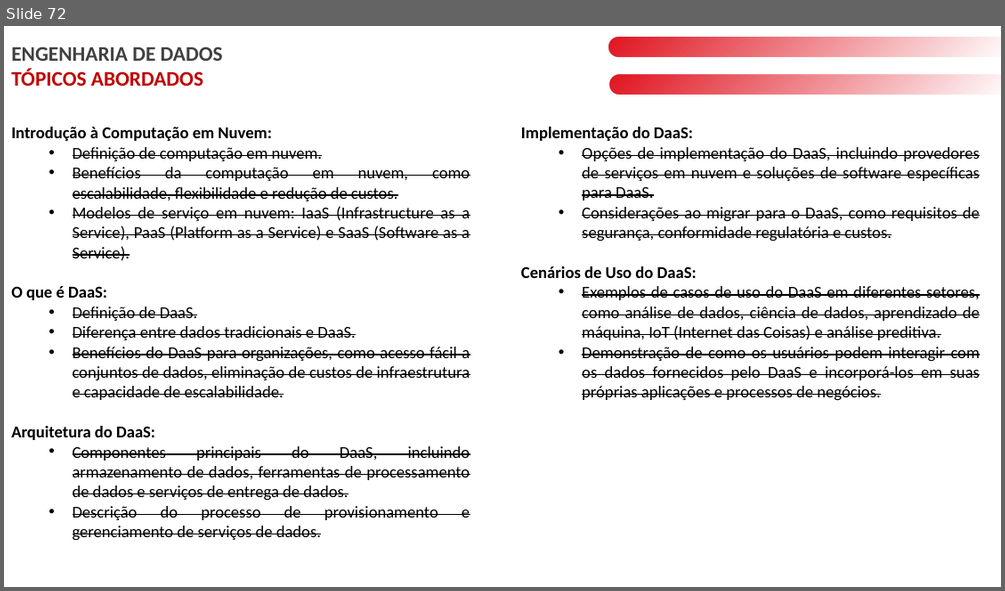
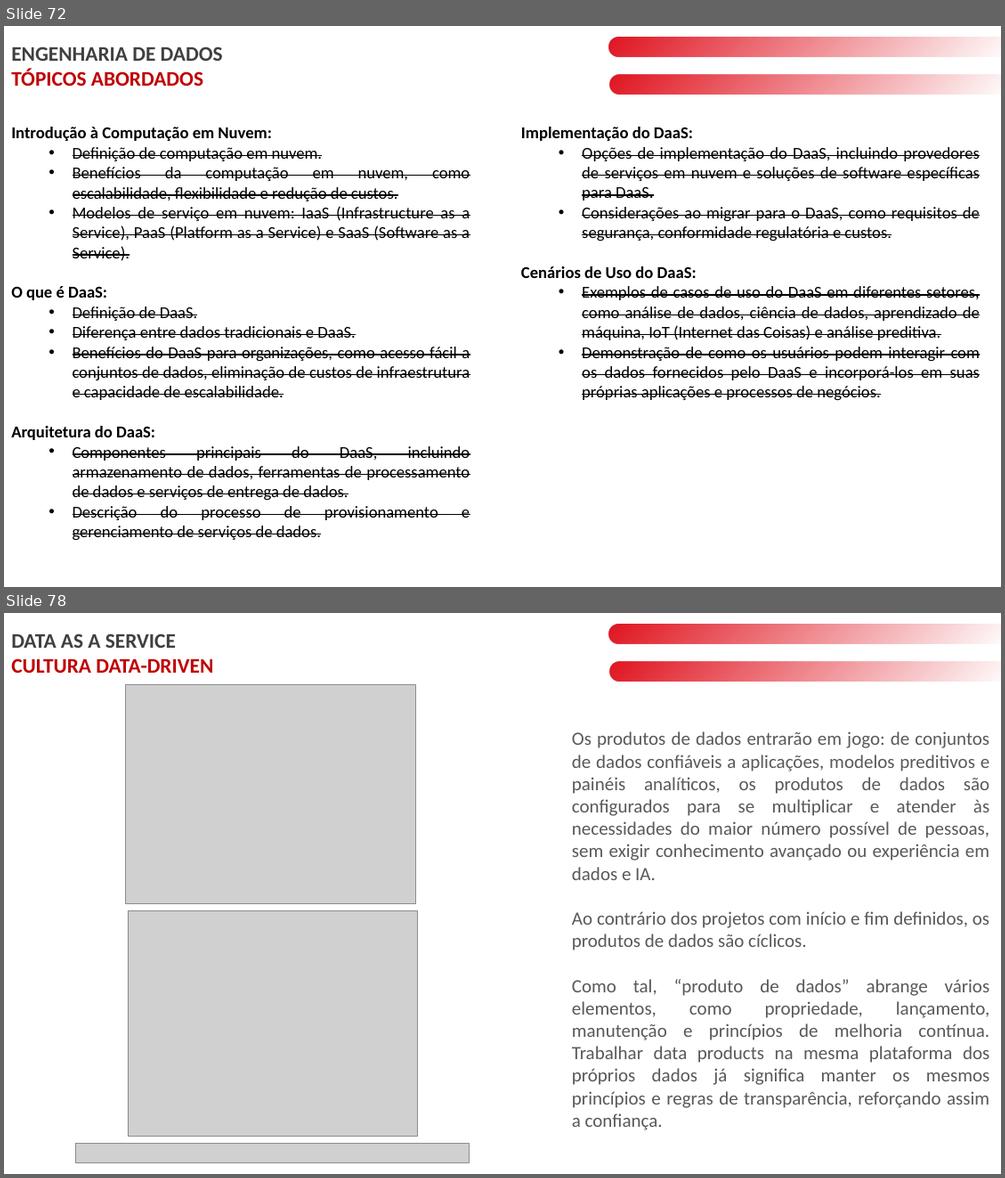
Before and after one commit to laysabelici/data_as_a_service, a slide deck: DAAS PT2.pptx. Shown one above the other, each under a label of ours: slide 72 before the commit, slides 72 and 78 after it; the slides between them are not shown. The pictures are 1005x591 and 1005x1178 pixels, drawn with LibreOffice and Linux fonts; fonts in the diff are those of the drawing; grey boxes stand for pictures. Boxes give left, top, right and bottom in pixels: in the first picture for what was removed or moved away, otherwise in the second. Text is boxed around its words. In the diff, an @@ line names an element or a change of style, - is before the commit and + after.

```diff
--- a/DAAS PT2.pptx
+++ b/DAAS PT2.pptx
@@ slide 78 added at (x1=4, y1=613, x2=1001, y2=1174), background #FFFFFF @@
@@ text added at (x1=11, y1=633, x2=213, y2=673), 20 pt, text #C00000, bold @@
+DATA AS A SERVICE
+CULTURA DATA-DRIVEN
@@ rounded rectangle added at (x1=609, y1=625, x2=1001, y2=644), fill gradient #E11622 @@
@@ rounded rectangle added at (x1=610, y1=662, x2=1001, y2=682), fill gradient #E11622 @@
@@ picture added at (x1=125, y1=685, x2=415, y2=904) @@
@@ text added at (x1=572, y1=731, x2=990, y2=1130), 18 pt, text #595959 @@
+Os produtos de dados entrarão em jogo: de conjuntos de dados confiáveis a aplicações, modelos preditivos e painéis analíticos, os produtos de dados são configurados para se multiplicar e atender às necessidades do maior número possível de pessoas, sem exigir conhecimento avançado ou experiência em dados e IA.
+Ao contrário dos projetos com início e fim definidos, os produtos de dados são cíclicos.
+Como tal, “produto de dados” abrange vários elementos, como propriedade, lançamento, manutenção e princípios de melhoria contínua. Trabalhar data products na mesma plataforma dos próprios dados já significa manter os mesmos princípios e regras de transparência, reforçando assim a confiança.
@@ picture added at (x1=128, y1=911, x2=418, y2=1136) @@
@@ picture added at (x1=76, y1=1143, x2=469, y2=1163) @@
```
Also in this commit, not shown: 8 other slides added.
